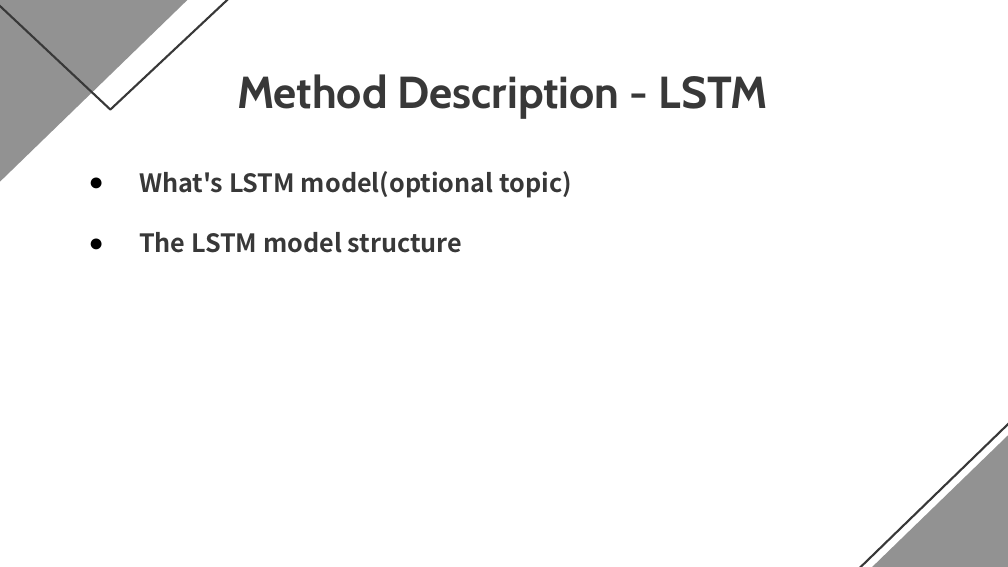
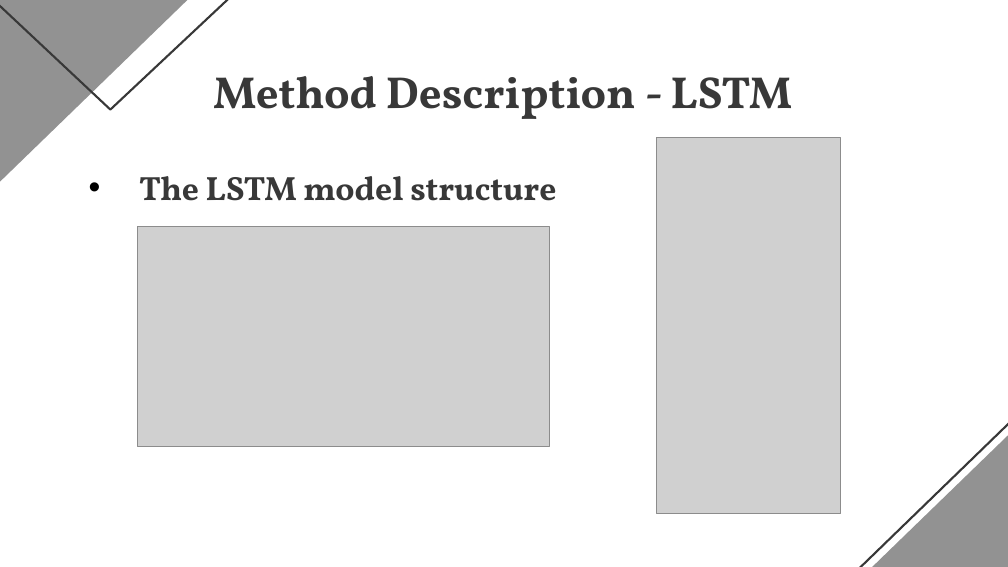
Before and after one commit to theabc50111/DL2021_final_dmlab_HCT_nccu, a slide deck: slide 14 of New_DL_final.pptx (slide 13 before the commit). Drawn at 1008x567 pixels with LibreOffice and Linux fonts; fonts in the diff are those of the drawing; grey boxes stand for pictures. Boxes give left, top, right and bottom in pixels: in the first picture for what was removed or moved away, otherwise in the second. Text is boxed around its words. In the diff, an @@ line names an element or a change of style, - is before the commit and + after.

```diff
--- a/New_DL_final.pptx
+++ b/New_DL_final.pptx
@@ title "Method Description - LSTM" at bbox=[213, 76, 793, 119]: font Cabin to Vollkorn @@
@@ picture added at bbox=[656, 138, 841, 514] @@
@@ text "The LSTM model structure" at bbox=[139, 176, 556, 201]: size 18 to 24 pt, font Noto Sans CJK SC to Vollkorn; bullet ● to • @@
@@ text at bbox=[139, 171, 572, 198]: paragraph removed @@
-● What's LSTM model(optional topic)
@@ picture added at bbox=[137, 227, 548, 447] @@
```
Also in this commit, not shown: 18 other slides changed, 4 slides added.
